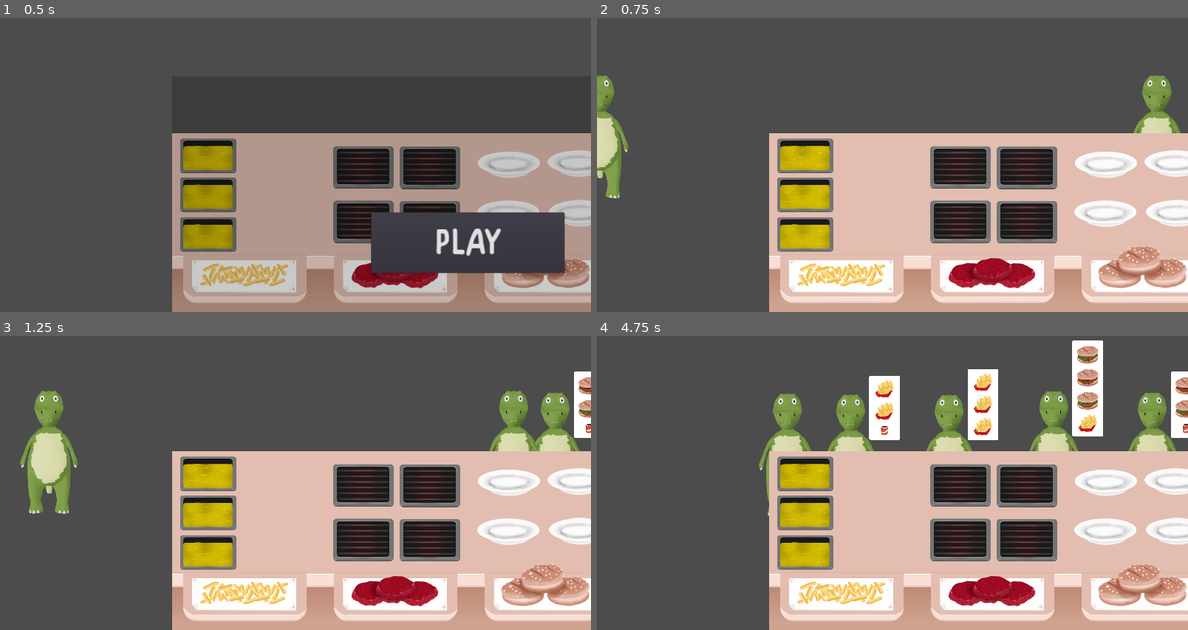
Above: before the commit, frames 1-4 (two rows, left to right).
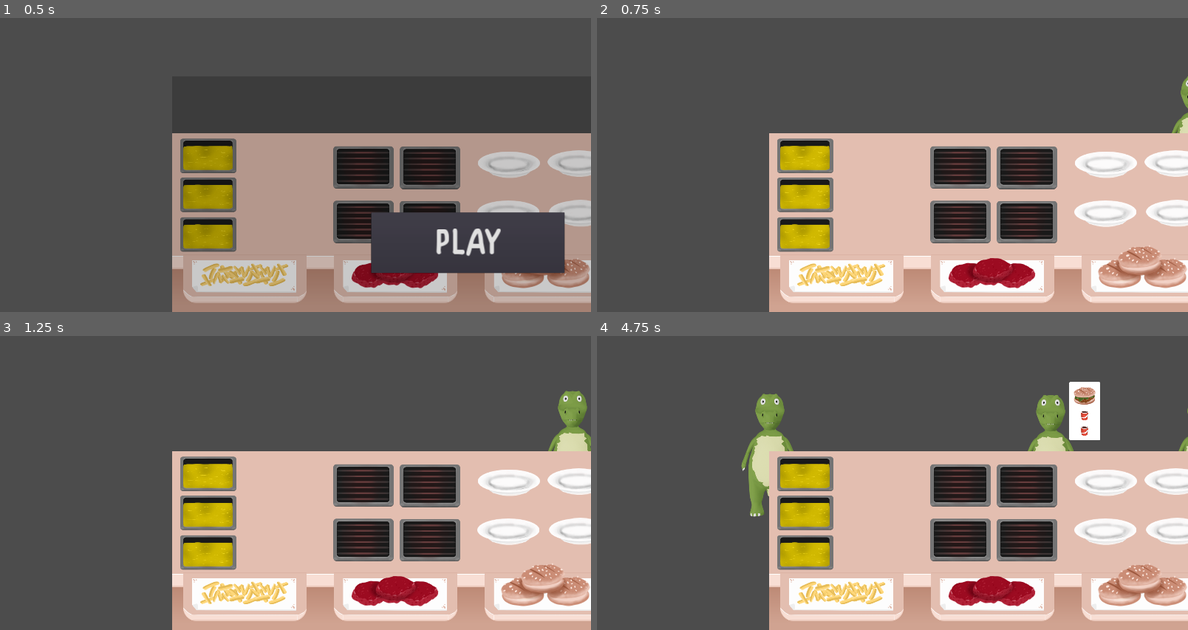
Above: after the commit, the same moments.

Repository: samuelpedrajas/MyVeganRestaurant
Game: Godot game, scene res://Scenes/Kitchen.tscn
The game is run twice, just before and just after one commit, with the same random seed, the same clock (stepped at 60 frames per second) and the same inputs.
Inputs (mouse positions are in pixels of both pictures, inside the frame that each line leads up to):
- Up to frame 1 (0.5 s): no input
- Up to frame 2 (0.75 s): click "PLAY" at 0.5 s
- Up to frame 3 (1.25 s): no input
- Up to frame 4 (4.75 s): move the mouse to (957, 485) at 1.27 s; click (957, 485) at 1.42 s; move the mouse to (1028, 485) at 2.02 s; click (1028, 485) at 2.17 s; move the mouse to (957, 538) at 2.77 s; click (957, 538) at 2.92 s; move the mouse to (1028, 538) at 3.52 s; click (1028, 538) at 3.67 s; move the mouse to (1105, 477) at 4.27 s; click (1105, 477) at 4.42 s

Frame 1 is identical in both runs. In frame 2, 2.4% of the frame differs, in the area x 0-100%, y 19-62%; in frame 3, 5.0%; in frame 4, 9.6%, in the area x 24-100%, y 1-62%.

Commit message:
walking randomly

Diff:
--- a/Scenes/Client.tscn
+++ b/Scenes/Client.tscn
@@ -28,8 +28,7 @@
 "times": PoolRealArray( 0, 0.5, 1 )
 }
 
-[sub_resource type="Animation" id=1]
-resource_name = "walking_out"
+[sub_resource type="Animation" id=2]
 loop = true
 tracks/0/type = "bezier"
 tracks/0/path = NodePath("Sprite:position:x")
@@ -52,71 +51,71 @@
 "times": PoolRealArray( 0, 0.5, 1 )
 }
 
-[sub_resource type="GDScript" id=2]
+[sub_resource type="GDScript" id=3]
 script/source = "extends AnimationPlayer
 
 
 signal arrived
 
+export(int) var arrival_time = 3.0
 
-var speed = Vector2(300, 0)
-var destination
-var _destination_threshold = 10.0
+var init_position
+var init_offset = 100.0
 var client
+var rng
 
 
 func _ready():
 	client = get_parent()
-	set_process(false)
+	rng = RandomNumberGenerator.new()
+	rng.randomize()
 
 
-func _has_arrived():
-	var upper_bound = destination.x + _destination_threshold
-	var lower_bound = destination.x - _destination_threshold
-	if client.position.x <= upper_bound and client.position.x >= lower_bound:
-		return true
-	return false
-
-
-func _process(delta):
-	client.position += (self.speed * delta)
-	if current_animation == \"walking_in\":
-		if _has_arrived():
-			stop()
-			set_process(false)
-			emit_signal(\"arrived\")
-			print(\"Client arrived\")
-	elif current_animation == \"walking_out\":
-		var viewport_size = client.get_viewport_rect().size
-		var client_global_pos = client.get_global_position()
-		if client_global_pos.x < 0.0 or client_global_pos.x > viewport_size.x:
-			client.die()
+func _is_going_to_left(left_prob):
+	return left_prob > 0.3 or (rng.randf() < left_prob and left_prob > 0.3)
 
 
 func walk_in(_destination):
-	client.position.y = _destination.y
-	var client_global_pos = client.get_global_position()
-	if _destination.x < client.get_parent().get_size().x - _destination.x:
-		client.set_global_position(
-			Vector2(0, client_global_pos.y)
-		)
+	var viewport_size = client.get_viewport_rect().size
+	var destination = client.to_global(_destination)
+	var left_prob = (viewport_size.x - destination.x) / viewport_size.x
+	var left = _is_going_to_left(left_prob)
+	if left:
+		init_position = Vector2(-init_offset, destination.y)
 	else:
-		var viewport_size = client.get_viewport_rect().size
-		speed *= -1
-		client.set_global_position(
-			Vector2(viewport_size.x, client_global_pos.y)
-		)
+		init_position = Vector2(viewport_size.x + init_offset, destination.y)
+	client.set_global_position(init_position)
+	$Tween.interpolate_method(
+		client, \"set_global_position\", init_position, destination, arrival_time
+	)
+	$Tween.start()
 	play(\"walking_in\")
-	print(\"Client walking in... (%s)\" % [_destination])
-	self.destination = _destination
-	set_process(true)
+	print(\"Client walking in... (%s -> %s)\" % [left_prob,  int(left)])
 
 
 func walk_out():
 	play(\"walking_out\")
-	print(\"Client walking out...\")
-	speed *= -1
-	set_process(true)
+	var viewport_size = client.get_viewport_rect().size
+	var left_prob = (viewport_size.x - client.get_global_position().x) / viewport_size.x
+	var left = _is_going_to_left(left_prob)
+	var final_position = Vector2(-init_offset, init_position.y)
+	if not left:
+		final_position = Vector2(viewport_size.x + init_offset, init_position.y)
+	$Tween.interpolate_method(
+		client, \"set_global_position\", client.get_global_position(),
+		final_position, arrival_time
+	)
+	$Tween.start()
+	print(\"Client walking out... (%s -> %s)\" % [left_prob, int(left)])
+
+
+func _on_Tween_tween_all_completed():
+	if current_animation == \"walking_in\":
+		stop()
+		emit_signal(\"arrived\")
+		print(\"Client arrived\")
+	elif current_animation == \"walking_out\":
+		client.die()
 "
 
 [node name="Client" type="Node2D" groups=[
@@ -150,7 +149,10 @@
 
 [node name="AnimationPlayer" type="AnimationPlayer" parent="."]
 pause_mode = 1
-anims/walking_in = SubResource( 3 )
-anims/walking_out = SubResource( 1 )
-script = SubResource( 2 )
+anims/walking_in = SubResource( 1 )
+anims/walking_out = SubResource( 2 )
+script = SubResource( 3 )
+
+[node name="Tween" type="Tween" parent="AnimationPlayer"]
 [connection signal="arrived" from="AnimationPlayer" to="." method="_on_AnimationPlayer_arrived"]
+[connection signal="tween_all_completed" from="AnimationPlayer/Tween" to="AnimationPlayer" method="_on_Tween_tween_all_completed"]
--- a/Scenes/Platform.tscn
+++ b/Scenes/Platform.tscn
@@ -10,6 +10,7 @@
 script = ExtResource( 1 )
 
 [node name="Placeholder" type="Node2D" parent="."]
+position = Vector2( 0, 14 )
 
 [node name="Position2D" type="Position2D" parent="."]
 
--- a/Scripts/ClientArea.gd
+++ b/Scripts/ClientArea.gd
@@ -17,6 +17,7 @@
 		position_availability.append(true)
 	for _i in range(max_n_clients):
 		new_client()
+		yield(get_tree().create_timer(2.0), "timeout")
 
 
 func new_client():
Not shown: 1 places in Scenes/Client.tscn that only renumber resources
